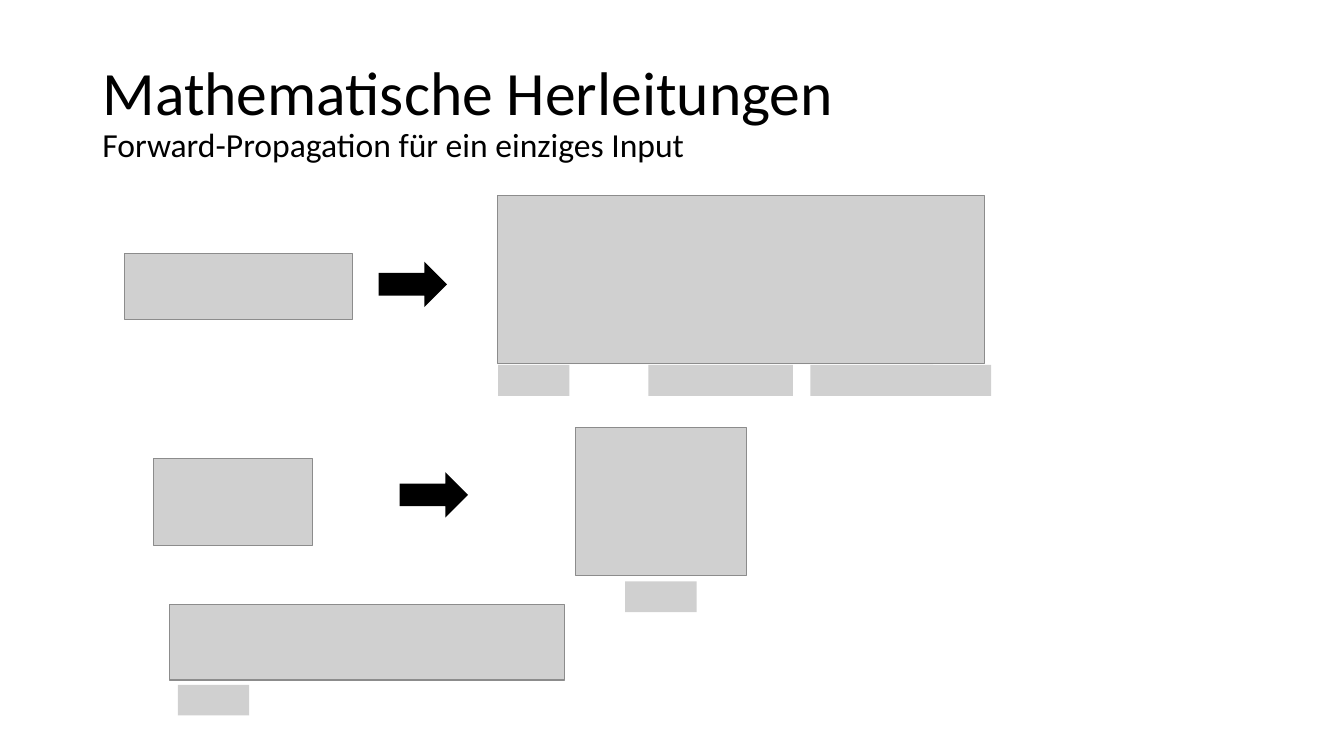
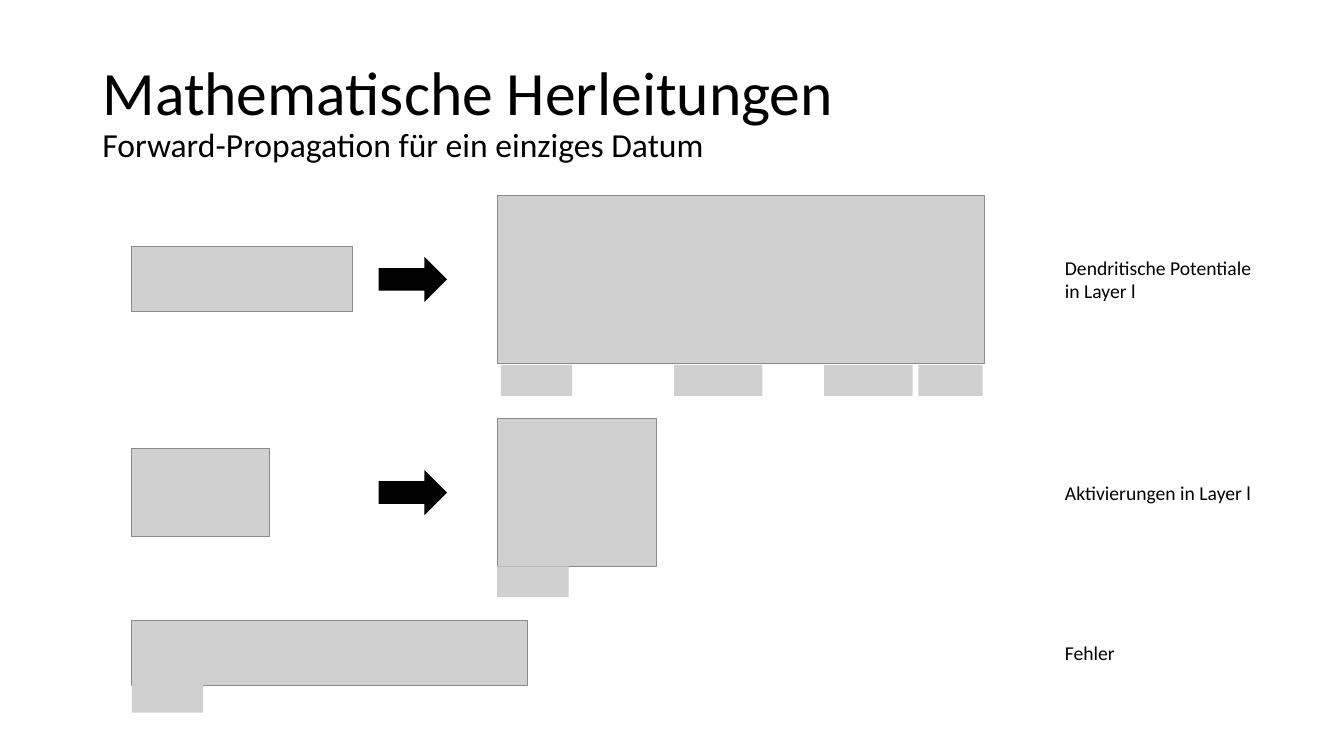
Before and after one commit to kevinsuedmersen/neural_networks_from_scratch, a slide deck: slide 5 of theory/submission/result_presentation.pptx. Drawn at 1344x756 pixels with LibreOffice and Linux fonts; fonts in the diff are those of the drawing; grey boxes stand for pictures. Boxes give left, top, right and bottom in pixels: in the first picture for what was removed or moved away, otherwise in the second. Text is boxed around its words. In the diff, an @@ line names an element or a change of style, - is before the commit and + after.

Commit message:
Update result_presentation.pptx
updated forward propagation part

```diff
--- a/theory/submission/result_presentation.pptx
+++ b/theory/submission/result_presentation.pptx
@@ title at [102, 72, 833, 163]: text changed @@
-Mathematische Herleitungen
-Forward-Propagation für ein einziges Input
+Mathematische Herleitungen
+Forward-Propagation für ein einziges Datum
@@ picture: place and size @@
-picture at [125, 254, 353, 320]
+picture at [132, 247, 353, 313]
@@ right arrow: place and size @@
-right arrow at [379, 262, 448, 308]
+right arrow at [379, 257, 448, 302]
@@ text added at [1065, 261, 1251, 301], 14 pt, text #000000 @@
+Dendritische Potentiale in Layer l
@@ picture: place and size @@
-picture at [648, 365, 792, 396]
+picture at [675, 365, 763, 396]
@@ picture: place and size @@
-picture at [811, 365, 934, 396]
+picture at [825, 365, 913, 396]
@@ picture: place and size @@
-picture at [921, 365, 992, 396]
+picture at [919, 365, 983, 396]
@@ picture: place and size @@
-picture at [576, 427, 746, 576]
+picture at [498, 418, 656, 567]
@@ picture: place and size @@
-picture at [153, 459, 312, 545]
+picture at [132, 449, 270, 535]
@@ right arrow: place and size @@
-right arrow at [399, 472, 468, 517]
+right arrow at [379, 470, 448, 515]
@@ text added at [1065, 486, 1250, 504], 14 pt, text #000000 @@
+Aktivierungen in Layer l
@@ picture added at [497, 567, 569, 598] @@
@@ picture removed at [625, 582, 697, 613] @@
@@ picture: place and size @@
-picture at [169, 605, 566, 681]
+picture at [132, 621, 528, 687]
@@ text added at [1065, 646, 1115, 660], 14 pt, text #000000 @@
+Fehler
@@ picture: place and size @@
-picture at [177, 685, 249, 715]
+picture at [132, 683, 204, 713]
```
Also in this commit, not shown: 5 other slides changed.
